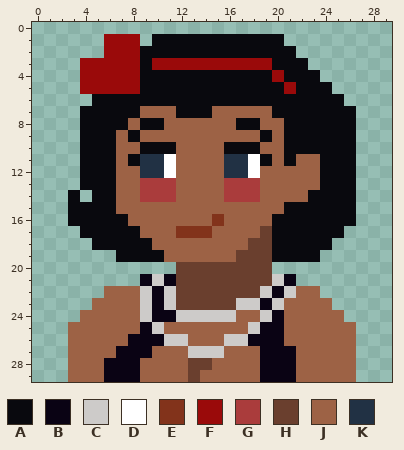
One commit to this pixel-art sprite: react_main/public/images/roles/heartbreaker-vivid.png. Above is the file before it was changed.
The file is 30x30 pixels. Colours within 5 levels of each other are drawn and written as one.
Palette (. is transparent): A #09090e  B #0a0314  C #cdcbc9  D #ffffff  E #82331b  F #9a0a0a  G #aa3c3c  H #6a3f2e  J #9d6245  K #213144
Pixels before, first column x 3:
 1 ...FFF.AAAAAAAAAAA......
 2 ...FFFAAAAAAAAAAAAA.....
 3 .FFFFFAFFFFFFFFFFAAA....
 4 .FFFFFAAAAAAAAAAAFAAA...
 5 .FFFFFAAAAAAAAAAAAFAAA..
 6 ..AAAAAAAAAAAAAAAAAAAAA.
 7 .AAAAAJJJAAAJJJJJAAAAAAA
 8 .AAAAJAAJJJJJJAAJJAAAAAA
 9 .AAAJAJJJJJJJJJJAJAAAAAA
10 .AAAJJAAAJJJJAAAJJAAAAAA
11 .AAAJAKKDJJJJKKDAJAJJAAA
12 .AAAJJKKDJJJJKKDJJJJJAAA
13 .AAAJJGGGJJJJGGGJJJJJAAA
14 A.AAJJGGGJJJJGGGJJJJAAAA
15 AAAAJJJJJJJJJJJJJJAAAAAA
16 AAAAAJJJJJJJEJJJJAAAAAAA
17 .AAAAAJJJEEEJJJJHAAAAAA.
18 ..AAAAAJJJJJJJJHHAAAAA..
19 ....AAAAJJJJJJHHHAAAA...
20 .........HHHHHHHH.......
21 ......BCBHHHHHHHHCB.....
22 ...JJJCBCHHHHHHHCBCJJ...
23 ..JJJJCBCHHHHHCCBCJJJJ..
24 .JJJJJCBBCCCCCJJCBJJJJJ.
25 JJJJJJBCJJJJJJJCBBJJJJJJ
26 JJJJJBBBCCJJJCCBBBJJJJJJ
27 JJJJBBBJJJCCCJJJBBBJJJJJ
28 JJJBBBJJJJHHJJJJBBBJJJJJ
29 JJJBBBJJJJHJJJJJBBBJJJJJ
Now the later version:
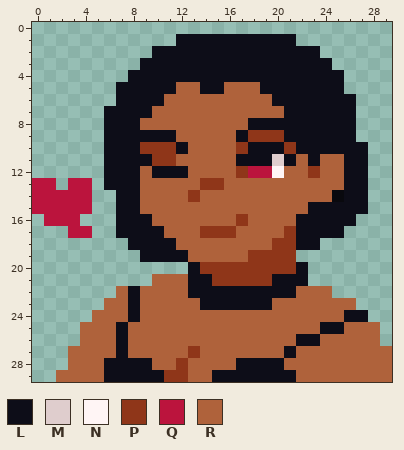
Colours new in this view: L #0d0d18  M #dfcdcd  N #fff5f5  P #8f3619  Q #bb143d  R #af623b
The exact change:
Changed rows in their new state; - is an unchanged pixel.
first column x 0:
 1 ------...-..LLLLLLLLLL--------
 2 ------....LLLLLLLLLLLLLL------
 3 ----.....LLLLLLLLLLLLLLLL-----
 4 ----....LLLLLLLLLLLLLLLLLL----
 5 ----...LLLLLRRLLRRRLLLLLLL----
 6 -----..LLLLRRRRRRRRRLLLLLLL---
 7 ----..LLLLRRRRRRRRRRRLLLLLL---
 8 ----..LLLRRRRRRRRRLLLLLLLLL---
 9 ----..LLLLLLRRRRRLPPPLLLLLL---
10 ----..LLLPPPLRRRRPLLLPLLLLLL--
11 ----..LLLLPPRRRRRLLLMLRLRRLL--
12 ----..LLLRLLLRRRRPQQNRRPRRLL--
13 QQ-QQ.LLLRRRRRPPRRRRRRRRRRLL--
14 QQQQQ..LLRRRRPRRRRRRRRRRR-LL--
15 QQQQQ..LLRRRRRRRRRRRRRRLLLLL--
16 -QQQ...LLLRRRRRRRPRRRRLLLLL---
17 ---QQ..LLLLRRRPPPRRRRPLLLL----
18 -----...LLLLRRRRRRRRPPLL.-----
19 -------..LLLLRRRRRPPPP..------
20 ------------.LPPPPPPPPL-------
21 ---------.RRRLLPPPPPLLL-------
22 ------.RLRRRRLLLLLLLLLRRR-----
23 -----.RRLRRRRRLLLLLLRRRRRRR---
24 ----.RRRLRRRRRRRRRRRRRRRRRLL--
25 ---.RRRLRRRRRRRRRRRRRRRRLLRRR-
26 ---.RRRLRRRRRRRRRRRRRRLLRRRRR-
27 ---RRRRLRRRRRPRRRRRRRLRRRRRRRR
28 ---RRRLLLLRRPRRRRLLLLRRRRRRRRR
29 --RRRRLLLLLPPRRLLLLLLLRRRRRRRR
